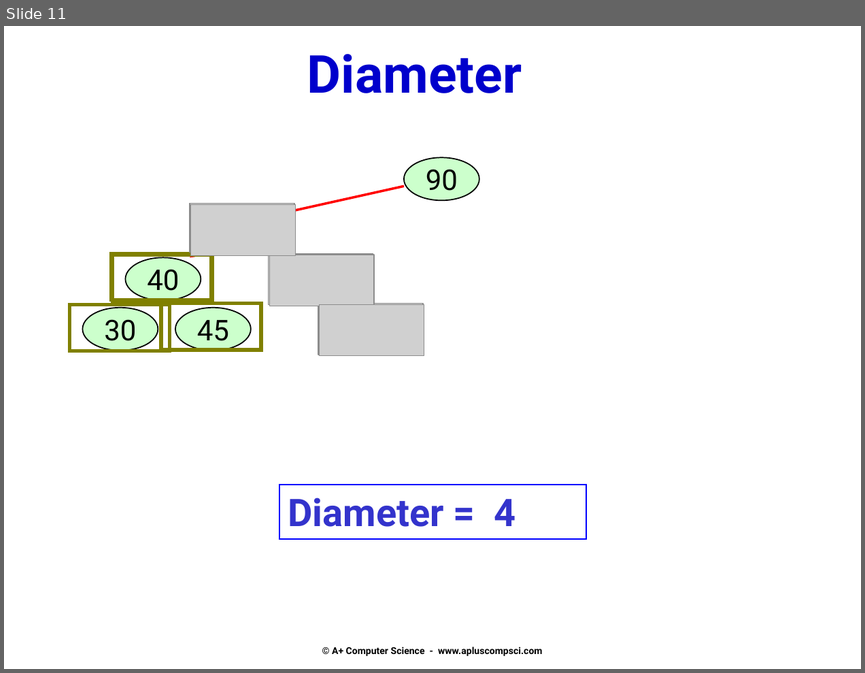
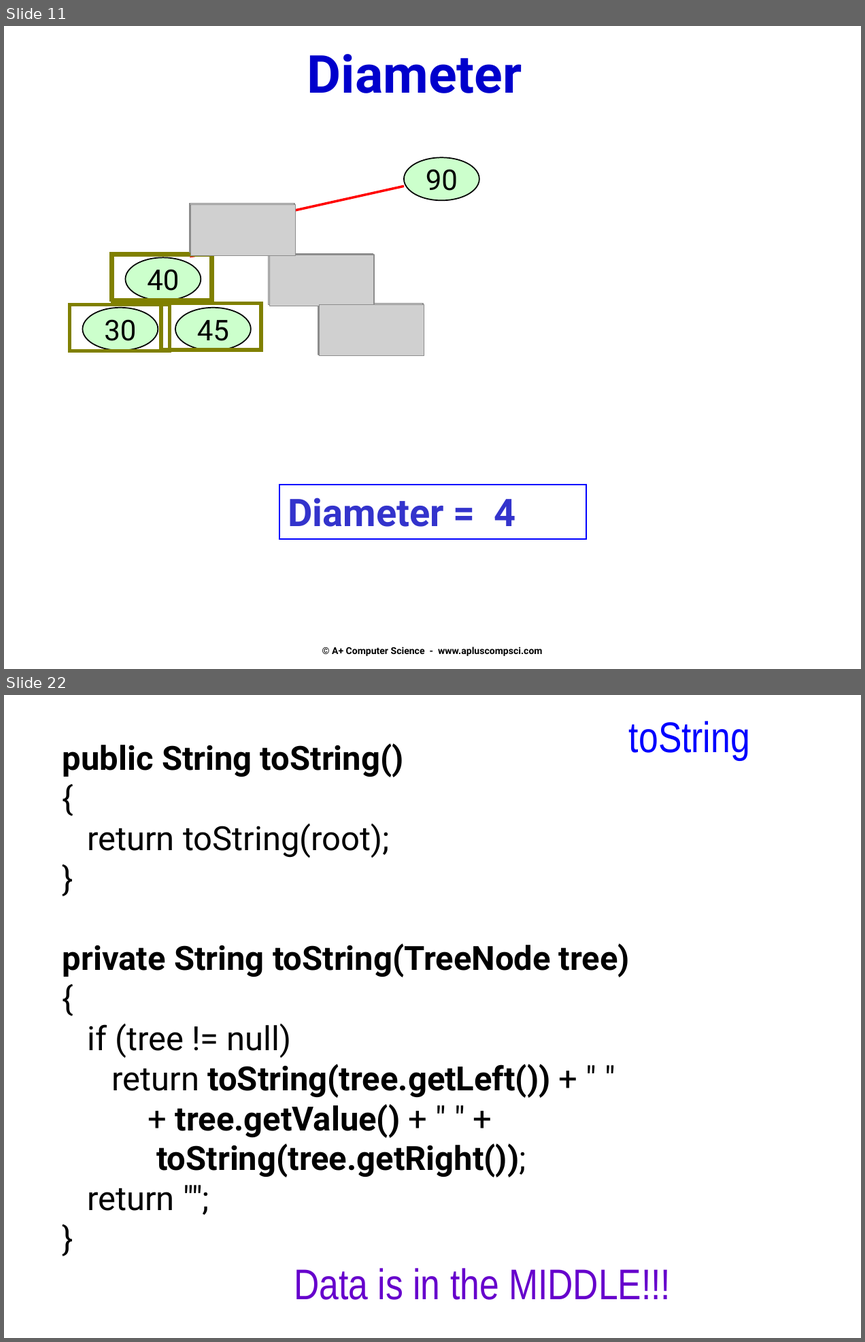
Before and after one commit to Cy-FairCS/cs3, a slide deck: u08a_bTrees/notes/_b - Attributes and and building BSTs.pptx. Shown one above the other, each under a label of ours: slide 11 before the commit, slides 11 and 22 after it; the slides between them are not shown. The pictures are 865x673 and 865x1342 pixels, drawn with LibreOffice and Linux fonts; fonts in the diff are those of the drawing; grey boxes stand for pictures. Boxes give left, top, right and bottom in pixels: in the first picture for what was removed or moved away, otherwise in the second. Text is boxed around its words. In the diff, an @@ line names an element or a change of style, - is before the commit and + after.

```diff
--- a/u08a_bTrees/notes/_b - Attributes and and building BSTs.pptx
+++ b/u08a_bTrees/notes/_b - Attributes and and building BSTs.pptx
@@ slide 22 added at (x1=4, y1=695, x2=861, y2=1338), background #FFFFFF @@
@@ text added at (x1=629, y1=721, x2=750, y2=760), 36 pt, text #0000FF @@
+toString
@@ text added at (x1=62, y1=743, x2=630, y2=1210), 28 pt, text #000000, bold @@
+public String toString()
+{
+return toString(root);
+}
+private String toString(TreeNode tree)
+{
+if (tree != null)
+return toString(tree.getLeft()) + " "
++ tree.getValue() + " " +
+toString(tree.getRight());
+return "";
+}
@@ text added at (x1=294, y1=1268, x2=670, y2=1300), 36 pt, text gradient #6600CC to #CC00CC @@
+Data is in the MIDDLE!!!
```
Also in this commit, not shown: 11 other slides added, 16 slides removed, 1 other file.
